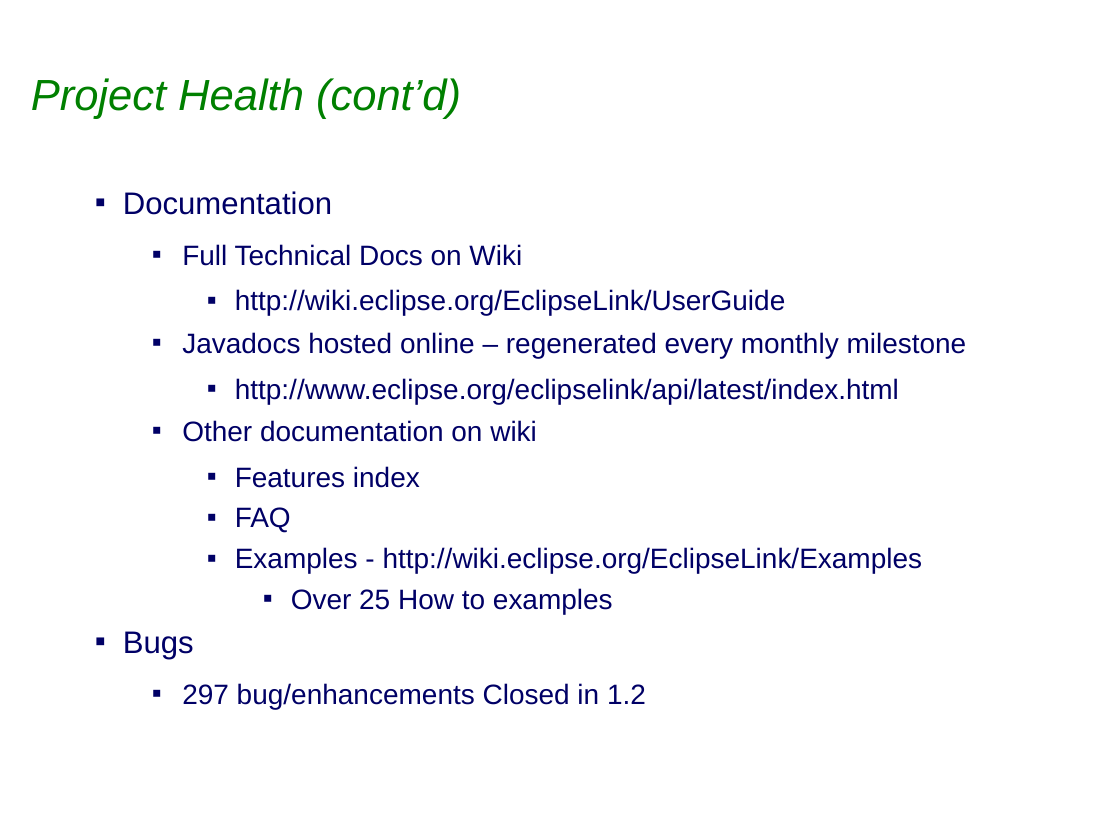
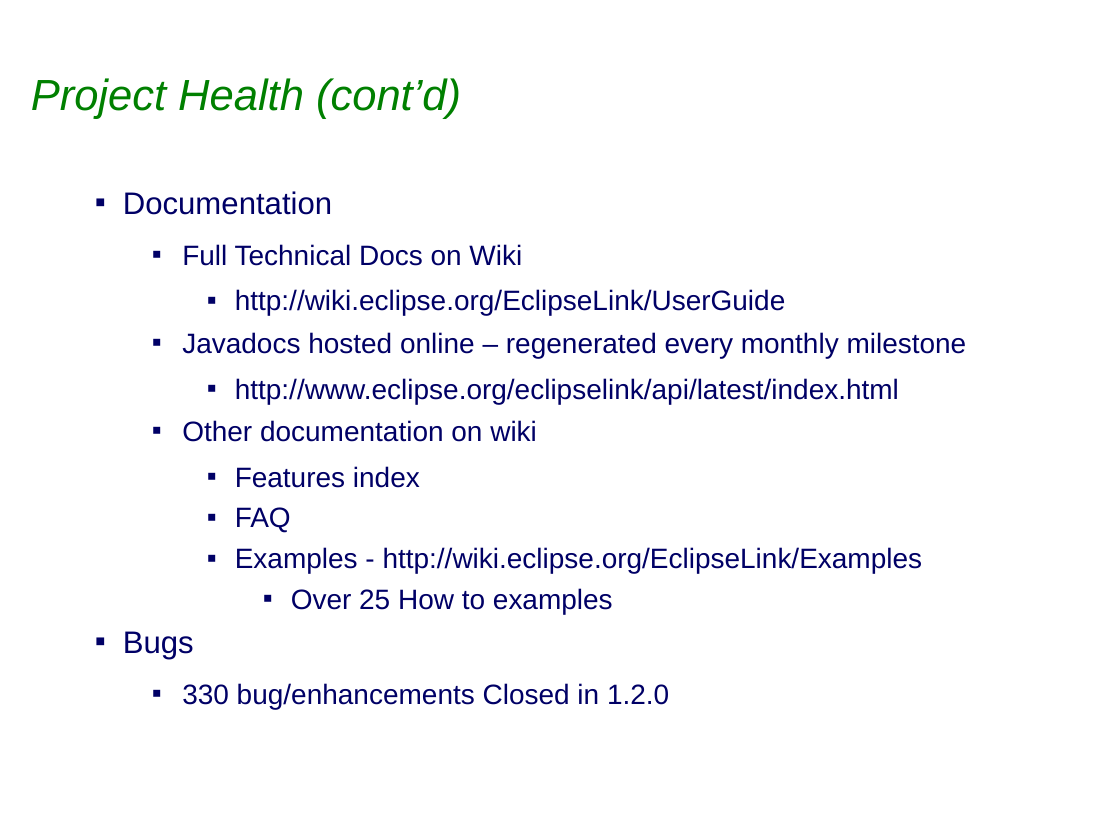
Before and after one commit to bfg-repo-cleaner-demos/eclipselink.runtime-bfg-strip-big-blobs, a slide deck: slide 7 of project-admin/Eclipselink_1.2.0_Release_Review.ppt (slide 8 before the commit). Drawn at 1120x840 pixels with LibreOffice and Linux fonts; fonts in the diff are those of the drawing; background and template pictures are left out. Boxes give left, top, right and bottom in pixels: in the first picture for what was removed or moved away, otherwise in the second. Text is boxed around its words. In the diff, an @@ line names an element or a change of style, - is before the commit and + after.

```diff
--- a/project-admin/Eclipselink_1.2.0_Release_Review.ppt
+++ b/project-admin/Eclipselink_1.2.0_Release_Review.ppt
@@ text at (x1=182, y1=683, x2=669, y2=709): text changed @@
-  ▪ 297 bug/enhancements Closed in 1.2
+  ▪ 330 bug/enhancements Closed in 1.2.0
```
Also in this commit, not shown: 9 other slides changed, 1 slide removed, 1 other file.
